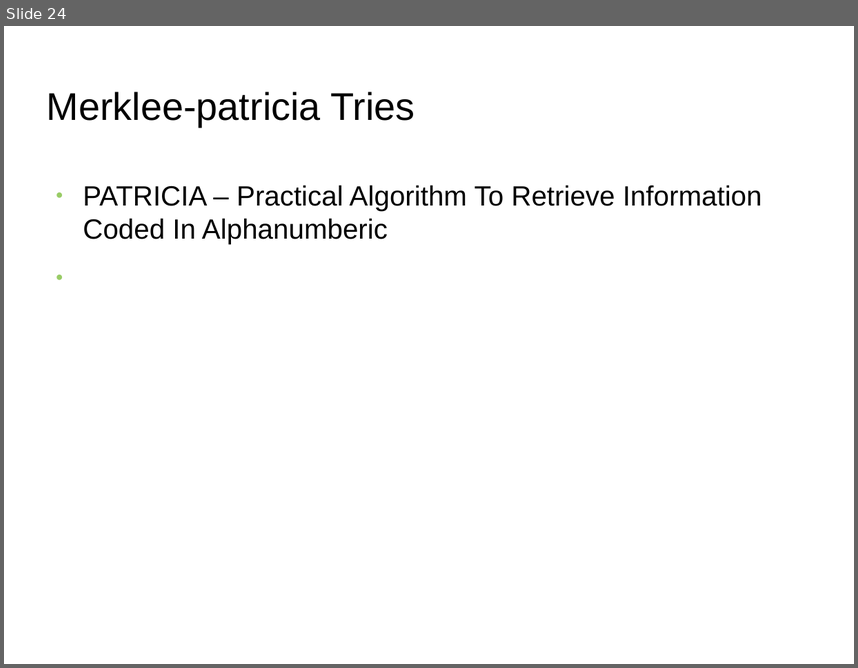
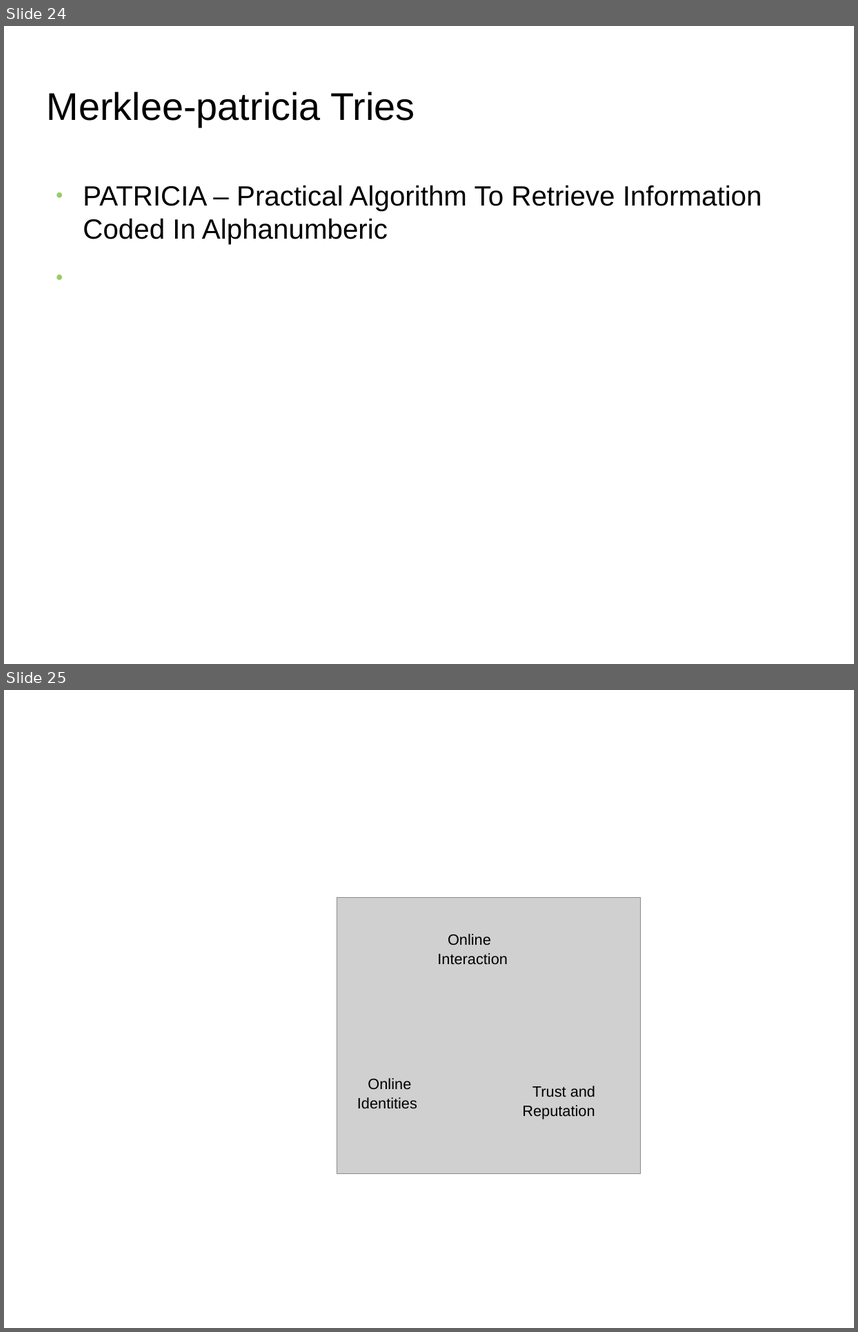
Before and after one commit to s2-t2/blockchain_reputation_system, a slide deck: documents/Presentation/Presentation.odp. Shown one above the other, each under a label of ours: slide 24 before the commit, slides 24 and 25 after it. The pictures are 858x668 and 858x1332 pixels, drawn with LibreOffice and Linux fonts; fonts in the diff are those of the drawing; grey boxes stand for pictures; background and template pictures are left out. Boxes give left, top, right and bottom in pixels: in the first picture for what was removed or moved away, otherwise in the second. Text is boxed around its words. In the diff, an @@ line names an element or a change of style, - is before the commit and + after.

```diff
--- a/documents/Presentation/Presentation.odp
+++ b/documents/Presentation/Presentation.odp
@@ slide 25 added at (4,690,854,1328), background picture (left out) @@
@@ group added at (337,898,640,1174): 3 texts, 1 picture @@
+Online
+Interaction
+Online
+Identities
+Trust and
+Reputation
```
Also in this commit, not shown: 4 slides changed, 3 other slides added, 21 other files.
